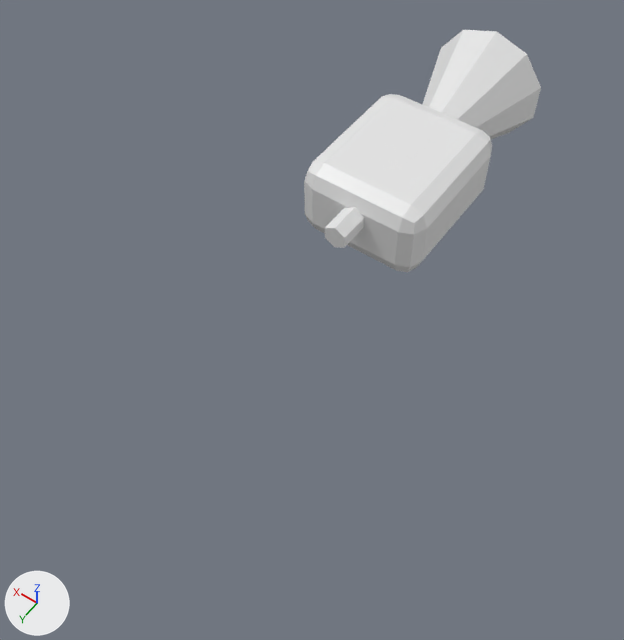
What one commit did to the FBX model Assets/Game/Art/Stylized/Towers/SM_Tower_Flamer_1x2_01.fbx.
Rendered twice from a 50 mm camera at (-0.949, 1.491, 2.04) aimed at (-0.026, 0.2, 0.011). The axes (+X, +Y, +Z) are drawn at lower left. The lights are the same throughout. The older version comes first. Where no turn or scale is listed for an object, it has been applied to the vertices.

Before the edit, the objects in view are built like this:
```python
me_sm_tower_flamer_1x2_01_head = bpy.data.meshes.new('SM_Tower_Flamer_1x2_01_Head')
me_sm_tower_flamer_1x2_01_head.from_pydata(...)  # 108 vertices, 86 faces; spans x -0.21..0.21, y -0.58..0.35, z -0.06..0.34
me_sm_tower_flamer_1x2_01_head.materials.append(mat_m_stylized_palette)  # white #e7e7e7
ob_sm_tower_flamer_1x2_01_base = bpy.data.objects.new('SM_Tower_Flamer_1x2_01_Base', None)
ob_sm_tower_flamer_1x2_01_base.location = (0.0, 0.0, 0.0)
ob_sm_tower_flamer_1x2_01_base.rotation_euler = (1.571, 0.0, 0.0)  # degrees (90, 0, 0)
ob_sm_tower_flamer_1x2_01_head = bpy.data.objects.new('SM_Tower_Flamer_1x2_01_Head', me_sm_tower_flamer_1x2_01_head)
ob_sm_tower_flamer_1x2_01_head.location = (0.0, -0.3, 0.06)
```
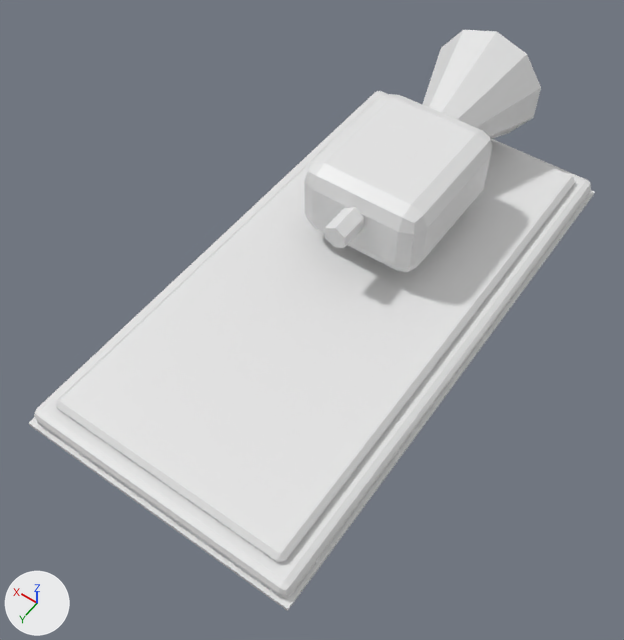
The newer file is also turned or shifted as a whole; pictures and numbers use the older file's frame.

Changed parts and their boxes [x1, y1, x2, y2] in the pictures (624 x 640 px):
'SM_Tower_Flamer_1x2_01_Base', now drawn: after [29, 91, 595, 611]

The change, as a diff of the scene's bpy script:
```diff
--- a/Assets/Game/Art/Stylized/Towers/SM_Tower_Flamer_1x2_01.fbx.py
+++ b/Assets/Game/Art/Stylized/Towers/SM_Tower_Flamer_1x2_01.fbx.py
@@ me_sm_tower_flamer_1x2_01_base @@
+me_sm_tower_flamer_1x2_01_base.from_pydata(...)  # 88 vertices, 86 faces; spans x -0.46..0.46, y -0.1..0.0, z -0.91..0.91
+me_sm_tower_flamer_1x2_01_base.materials.append(mat_m_stylized_palette)  # white #e7e7e7
@@ ob_sm_tower_flamer_1x2_01_base @@
-ob_sm_tower_flamer_1x2_01_base = bpy.data.objects.new('SM_Tower_Flamer_1x2_01_Base', None)
+ob_sm_tower_flamer_1x2_01_base = bpy.data.objects.new('SM_Tower_Flamer_1x2_01_Base', me_sm_tower_flamer_1x2_01_base)
 ob_sm_tower_flamer_1x2_01_base.location = (0.0, 0.0, 0.0)
```
